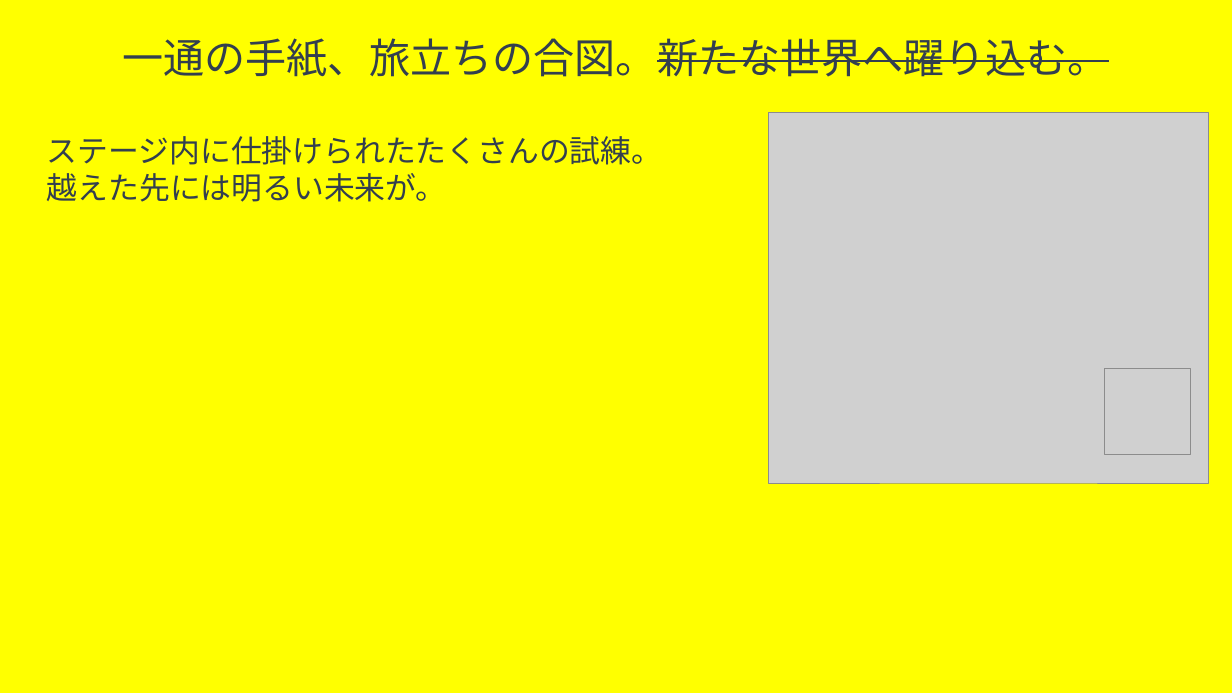
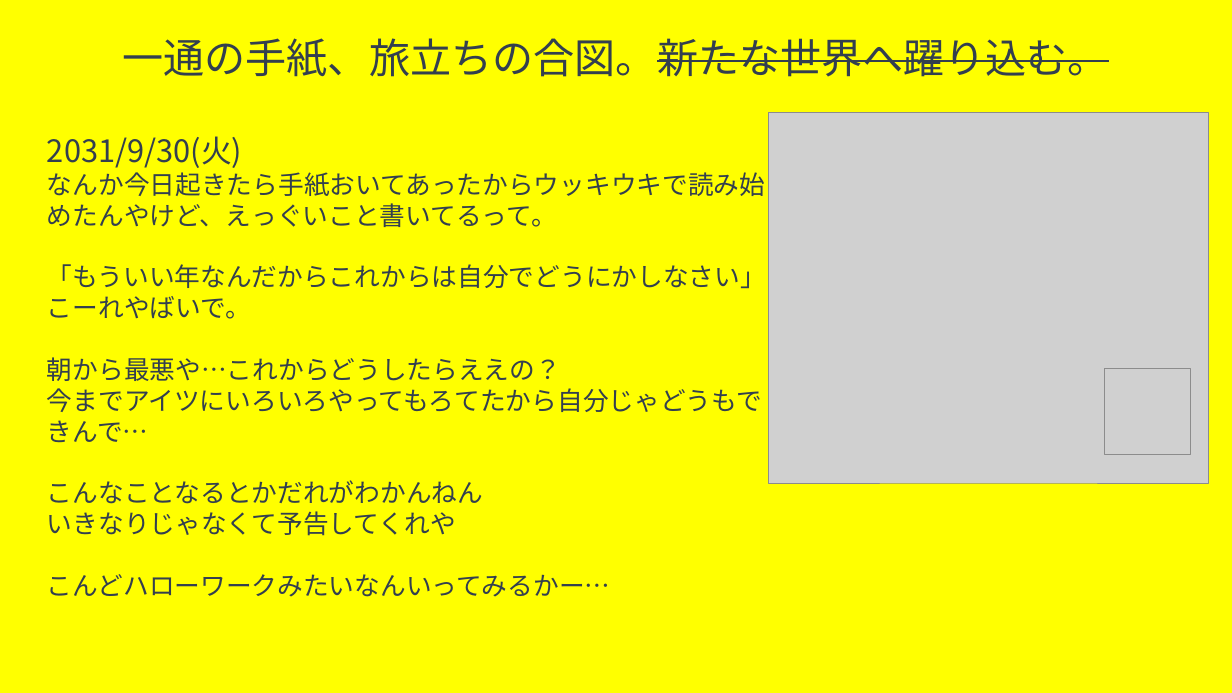
Before and after one commit to trr-n/taxmc-neo, a slide deck: slide 2 of kikaku/potato_kikakusho.pptx. Drawn at 1232x693 pixels with LibreOffice and Linux fonts; fonts in the diff are those of the drawing; grey boxes stand for pictures. Boxes give left, top, right and bottom in pixels: in the first picture for what was removed or moved away, otherwise in the second. Text is boxed around its words. In the diff, an @@ line names an element or a change of style, - is before the commit and + after.

```diff
--- a/kikaku/potato_kikakusho.pptx
+++ b/kikaku/potato_kikakusho.pptx
@@ text at [47,136,766,597]: text changed; size 24 to 20 pt @@
-ステージ内に仕掛けられたたくさんの試練。
-越えた先には明るい未来が。
+2031/9/30(火)
+なんか今日起きたら手紙おいてあったからウッキウキで読み始めたんやけど、えっぐいこと書いてるって。
+「もういい年なんだからこれからは自分でどうにかしなさい」こーれやばいで。
+朝から最悪や…これからどうしたらええの？
+今までアイツにいろいろやってもろてたから自分じゃどうもできんで…
+こんなことなるとかだれがわかんねん
+いきなりじゃなくて予告してくれや
+こんどハローワークみたいなんいってみるかー…
```
Also in this commit, not shown: 1 other slide changed, 1 slide removed, 23 other files.
